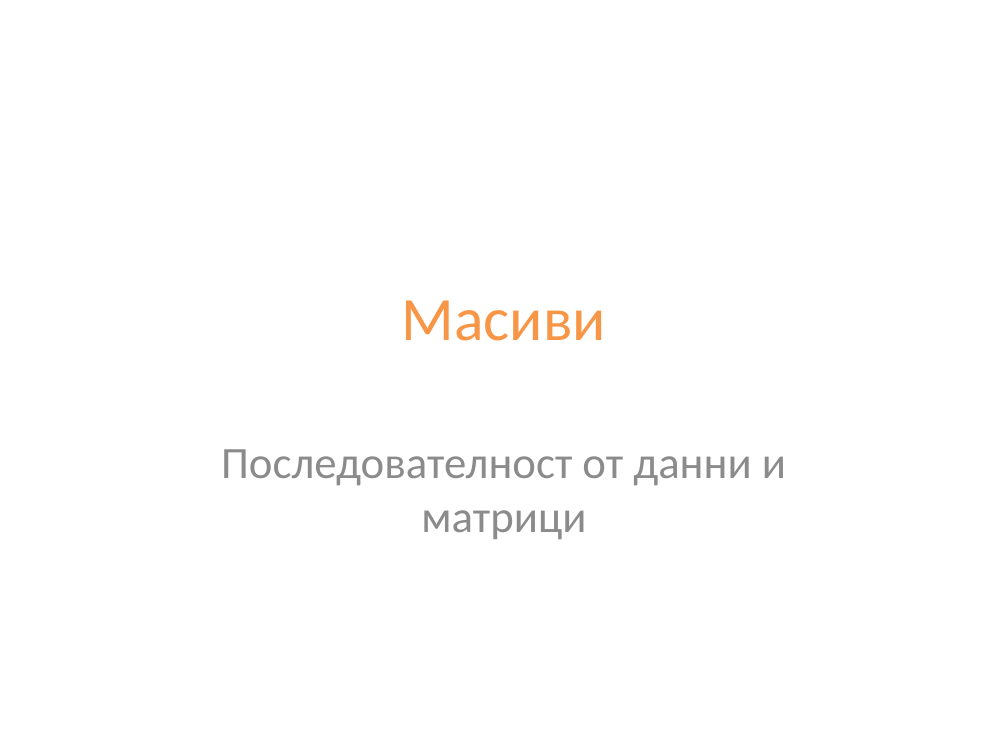
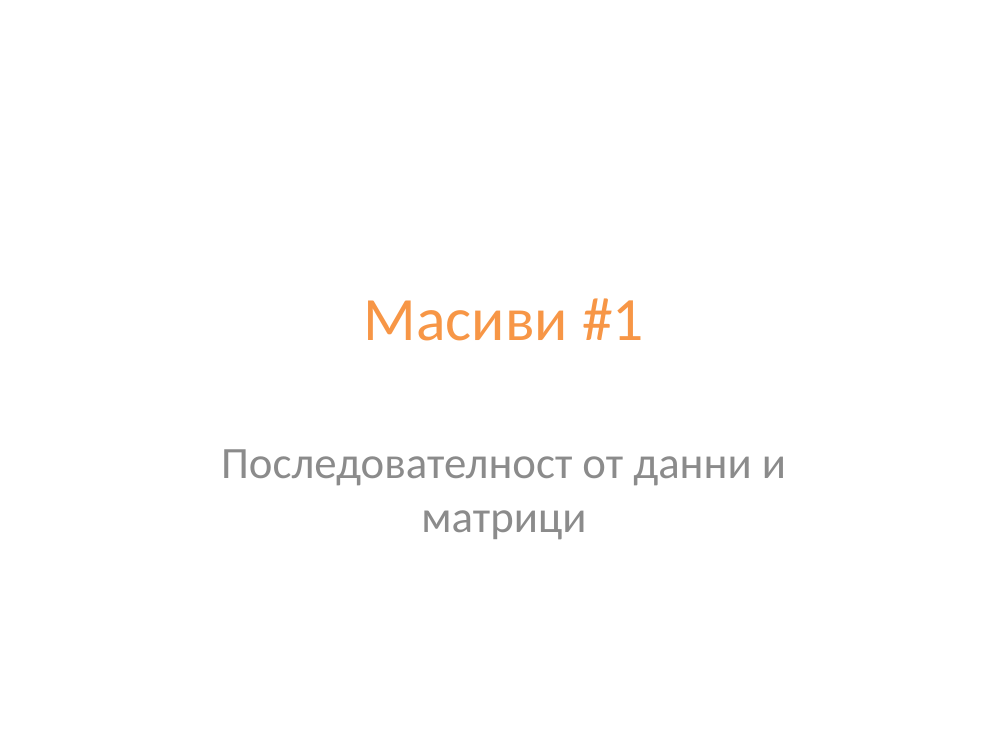
Before and after one commit to Academy-Soft-Intellect/Programming-Introduction-Course, a slide deck: slide 1 of 06-Arrays.pptx. Drawn at 1008x756 pixels with LibreOffice and Linux fonts; fonts in the diff are those of the drawing; background and template pictures are left out. Boxes give left, top, right and bottom in pixels: in the first picture for what was removed or moved away, otherwise in the second. Text is boxed around its words. In the diff, an @@ line names an element or a change of style, - is before the commit and + after.

```diff
--- a/06-Arrays.pptx
+++ b/06-Arrays.pptx
@@ title at bbox=[364, 298, 644, 341]: text changed @@
-Масиви
+Масиви #1
```
Also in this commit, not shown: 2 other slides changed, 23 other files.
